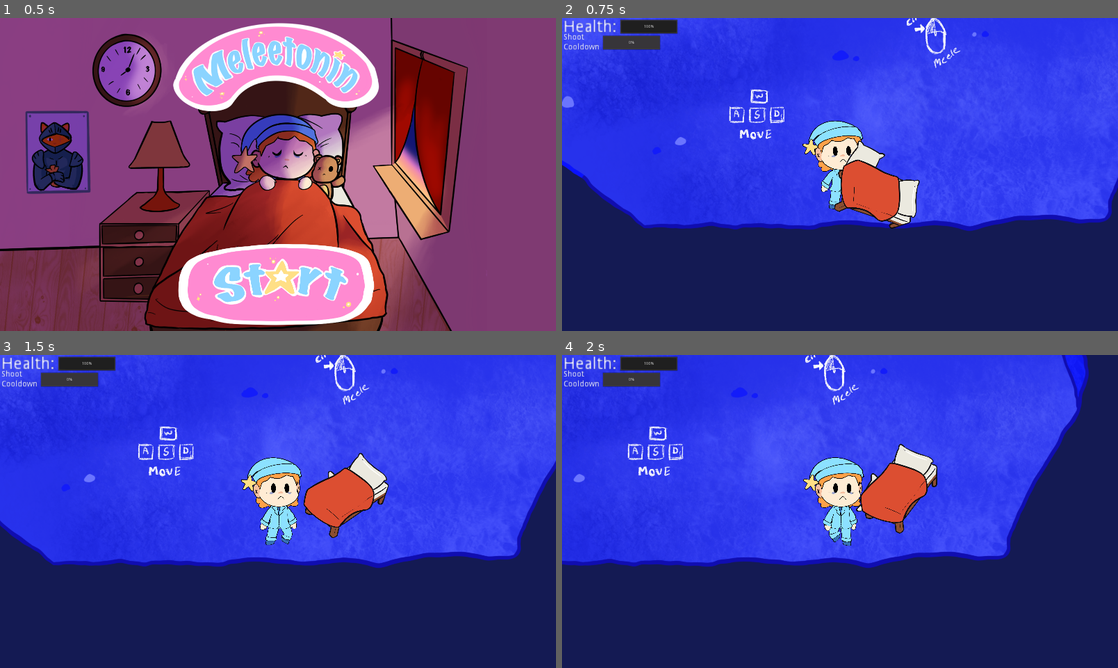
Above: before the commit, frames 1-4 (two rows, left to right).
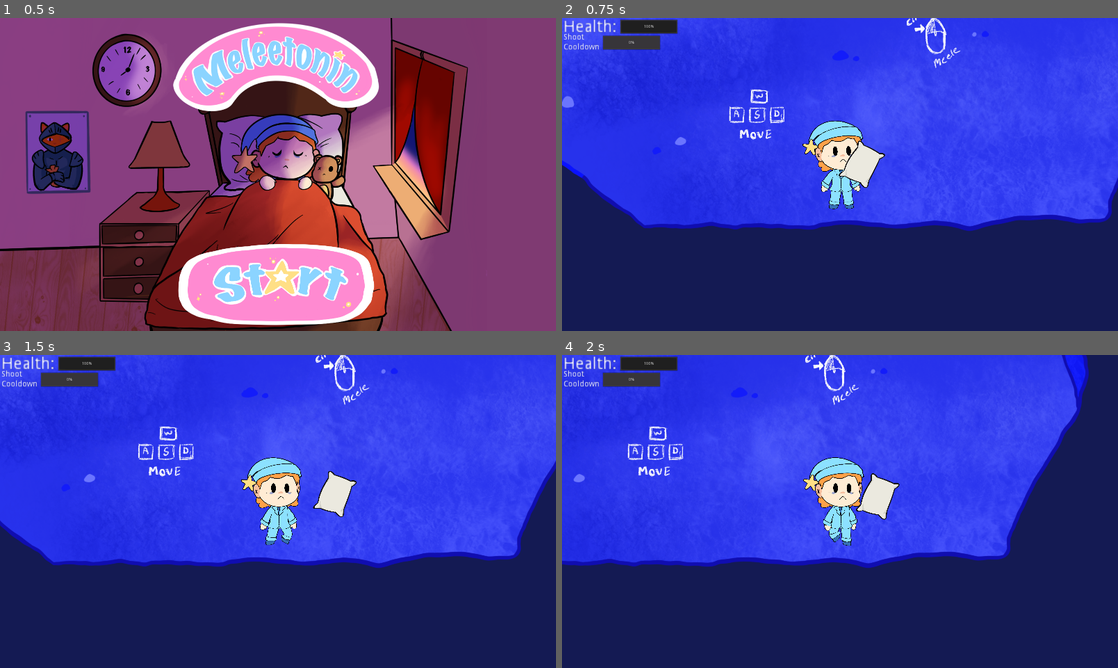
Above: after the commit, the same moments.

Repository: GayFreaks/FiveNightSleep
Game: Godot game, scene res://Main.tscn
The game is run twice, just before and just after one commit, with the same random seed, the same clock (stepped at 60 frames per second) and the same inputs.
Inputs (mouse positions are in pixels of both pictures, inside the frame that each line leads up to):
- Up to frame 1 (0.5 s): no input
- Up to frame 2 (0.75 s): click (840, 284) at 0.5 s
- Up to frame 3 (1.5 s): tap Enter at 1.25 s; move the mouse to (400, 495) at 1.27 s; hold D (Move_Right) from 1.28 s (still down); click (400, 495) at 1.42 s
- Up to frame 4 (2 s): keep holding D (Move_Right)

Frame 1 is identical in both runs. In frame 2, 2.2% of the frame differs, in the area x 49-65%, y 45-68%; in frame 3, 2.2%, in the area x 54-70%, y 31-59%; in frame 4, 2.2%.

Commit message:
Hide bed

Diff:
--- a/Player.tscn
+++ b/Player.tscn
@@ -326,7 +326,7 @@
 
 [node name="HardPillow" type="Area2D" parent="Direction"]
 visible = false
-rotation = 0.213619
+rotation = 0.213618
 monitoring = false
 monitorable = false
 script = ExtResource( 6 )
@@ -349,6 +349,7 @@
 anims/RESET = SubResource( 6 )
 
 [node name="Bed" type="Area2D" parent="Direction"]
+visible = false
 rotation = 1.20526
 monitoring = false
 monitorable = false
